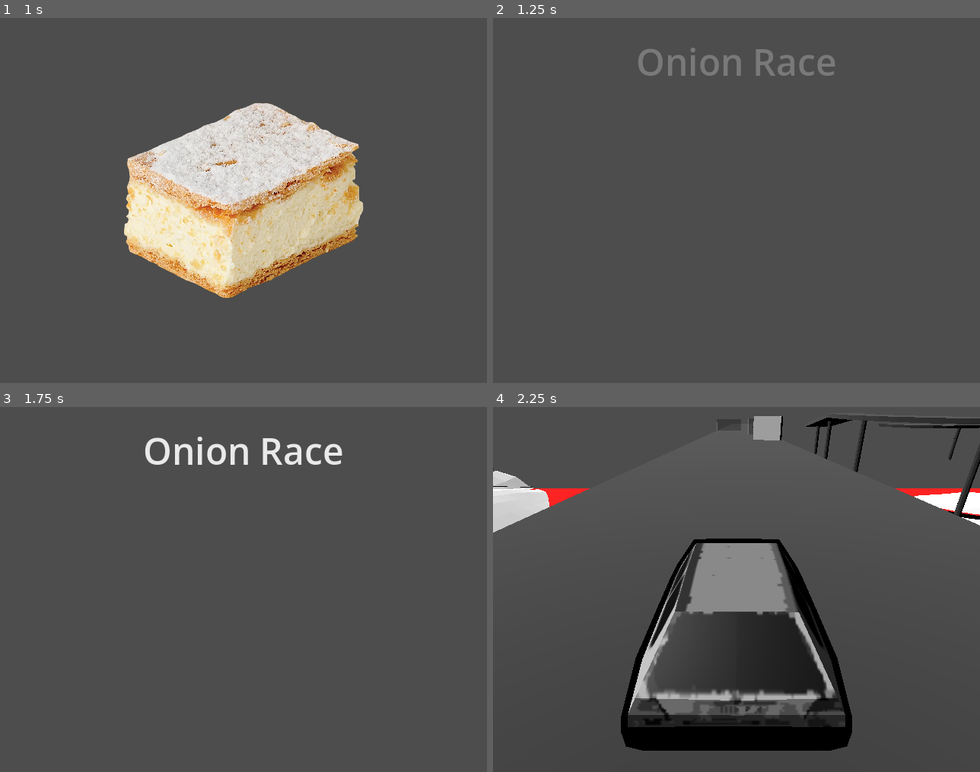
Above: before the commit, frames 1-4 (two rows, left to right).
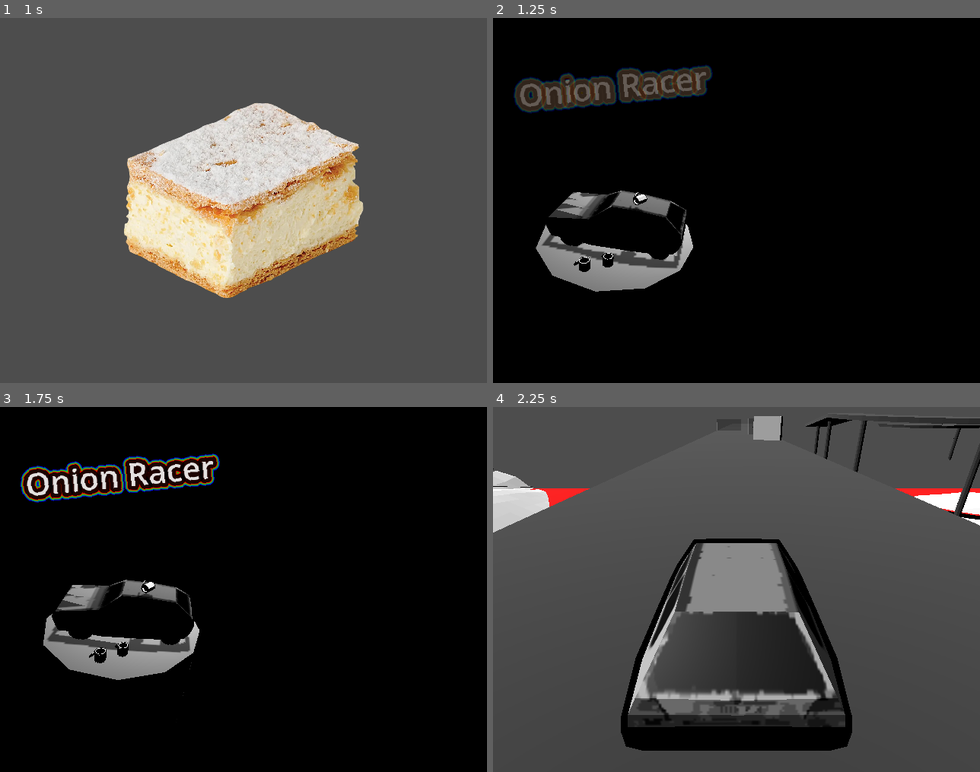
Above: after the commit, the same moments.

Repository: micsman/OnionRace
Game: Godot game, scene res://Menu/scenes/opening/opening.tscn
Same seed, same stepped clock (60 frames per second), same inputs: the game is played once before the commit and once after it.
Inputs (mouse positions are in pixels of both pictures, inside the frame that each line leads up to):
- Up to frame 1 (1 s): tap Enter (ui_accept) at 0.5 s; drag from (243, 200) to (292, 120) at 0.52 s
- Up to frame 2 (1.25 s): no input
- Up to frame 3 (1.75 s): drag from (146, 607) to (219, 662) at 1.27 s
- Up to frame 4 (2.25 s): click "New Game" at 2 s

Frame 1 is identical in both runs. In frame 2, 98% of the frame differs, in the area x 0-100%, y 0-100%; in frame 3, 99%; in frame 4, nothing differs.

Commit message:
Add main menu background

Diff:
--- a/Menu/scenes/menus/main_menu/main_menu_with_animations.tscn
+++ b/Menu/scenes/menus/main_menu/main_menu_with_animations.tscn
@@ -4,6 +4,7 @@
 [ext_resource type="Script" uid="uid://coo2gg151tsr3" path="res://Menu/scenes/menus/main_menu/main_menu_with_animations.gd" id="2_0ic5h"]
 [ext_resource type="PackedScene" uid="uid://2qwvdfambjkc" path="res://Menu/scenes/windows/main_menu_options_window.tscn" id="3_wi2rp"]
 [ext_resource type="PackedScene" uid="uid://dy7lxqbnk5a1d" path="res://Menu/scenes/windows/main_menu_credits_window.tscn" id="4_utvf7"]
+[ext_resource type="PackedScene" uid="uid://df8wswf00e2nd" path="res://Scenes/menu_background.tscn" id="5_0ic5h"]
 
 [sub_resource type="Animation" id="1"]
 resource_name = "Intro"
@@ -289,8 +290,23 @@
 transitions = ["Intro", "OpenMainMenu", SubResource("11"), "OpenMainMenu", "OpenSubMenu", SubResource("14"), "Start", "Intro", SubResource("AnimationNodeStateMachineTransition_j0orr"), "OpenSubMenu", "OpenMainMenu", SubResource("AnimationNodeStateMachineTransition_63dxc")]
 graph_offset = Vector2(-180.277, 49)
 
+[sub_resource type="LabelSettings" id="LabelSettings_ls5x7"]
+line_spacing = 3.08
+font_size = 42
+outline_size = 20
+outline_color = Color(0, 0, 0, 1)
+shadow_size = 0
+stacked_outline_count = 3
+stacked_outline_0/size = 5
+stacked_outline_0/color = Color(1, 0, 0, 1)
+stacked_outline_1/size = 5
+stacked_outline_1/color = Color(0, 1, 0, 1)
+stacked_outline_2/size = 5
+stacked_outline_2/color = Color(0, 0, 1, 1)
+
 [node name="MainMenu" unique_id=2084566378 instance=ExtResource("1_s4hg3")]
 script = ExtResource("2_0ic5h")
+game_scene_path = "uid://bflkgb8q4ab2k"
 options_packed_scene = ExtResource("3_wi2rp")
 credits_packed_scene = ExtResource("4_utvf7")
 
@@ -305,14 +321,26 @@
 anim_player = NodePath("../MenuAnimationPlayer")
 parameters/conditions/intro_done = false
 
+[node name="MenuContainer" parent="." index="4" unique_id=785053879]
+z_index = 1
+
 [node name="TitleContainer" parent="MenuContainer/TitleMargin" parent_id_path=PackedInt32Array(1189822984) index="0" unique_id=704939549]
 modulate = Color(1, 1, 1, 0)
 
 [node name="TitleLabel" parent="MenuContainer/TitleMargin/TitleContainer" index="0" unique_id=334107926]
-text = "Onion Race"
+offset_left = 12.0
+offset_top = 36.0
+offset_right = -344.0
+offset_bottom = 124.0
+rotation = -0.09932841
+text = "Onion Racer"
+label_settings = SubResource("LabelSettings_ls5x7")
 auto_update = false
 
-[node name="SubTitleContainer" parent="MenuContainer/SubTitleMargin" parent_id_path=PackedInt32Array(893436372) index="0" unique_id=523889664]
+[node name="SubTitleMargin" parent="MenuContainer" index="1" unique_id=893436372]
+visible = false
+
+[node name="SubTitleContainer" parent="MenuContainer/SubTitleMargin" index="0" unique_id=523889664]
 modulate = Color(1, 1, 1, 0)
 
 [node name="SubTitleLabel" parent="MenuContainer/SubTitleMargin/SubTitleContainer" index="0" unique_id=754291424]
@@ -322,9 +350,15 @@
 modulate = Color(1, 1, 1, 0)
 
 [node name="MenuButtonsBoxContainer" parent="MenuContainer/MenuButtonsMargin/MenuButtonsContainer" index="0" unique_id=1691719897]
+offset_left = 40.0
+offset_top = -136.0
+offset_right = 208.0
 lock = true
 
-[node name="VersionContainer" parent="VersionMargin" parent_id_path=PackedInt32Array(115503069) index="0" unique_id=645412385]
+[node name="VersionMargin" parent="." index="5" unique_id=115503069]
+visible = false
+
+[node name="VersionContainer" parent="VersionMargin" index="0" unique_id=645412385]
 modulate = Color(1, 1, 1, 0)
 
 [node name="MouseFilter" type="Control" parent="." index="6" unique_id=26695112]
@@ -336,3 +370,5 @@
 grow_vertical = 2
 mouse_filter = 2
 metadata/_edit_lock_ = true
+
+[node name="Node3D" parent="." index="8" unique_id=85551742 instance=ExtResource("5_0ic5h")]
--- /dev/null
+++ b/Scenes/menu_background.tscn
@@ -0,0 +1,55 @@
+[gd_scene format=3 uid="uid://df8wswf00e2nd"]
+
+[ext_resource type="PackedScene" uid="uid://bsd0m7x2gocc7" path="res://assets/golfik.glb" id="1_6e1g0"]
+[ext_resource type="Script" uid="uid://dwb752ii1xqh5" path="res://Scripts/spin_menu_backroung.gd" id="1_ls5x7"]
+[ext_resource type="PackedScene" uid="uid://df6e6to8st8b6" path="res://assets/bucket.glb" id="3_3nm2m"]
+
+[sub_resource type="StandardMaterial3D" id="StandardMaterial3D_1pn2r"]
+albedo_color = Color(0, 0, 0, 1)
+
+[node name="Node3D" type="Node3D" unique_id=85551742]
+
+[node name="Camera3D" type="Camera3D" parent="." unique_id=1364933756]
+transform = Transform3D(1, 0, 0, 0, 0.9114033, 0.41151434, 0, -0.41151434, 0.9114033, 2.87, 4.279, 8.701)
+h_offset = 1.2
+v_offset = 0.145
+fov = 69.3
+
+[node name="Spin" type="Node3D" parent="." unique_id=1996874951]
+transform = Transform3D(0.6328943, 0.16834645, -0.011368703, -0.16859777, 0.62921554, -0.06846614, -0.00667583, 0.06908178, 0.65131265, 0, 0, 0)
+script = ExtResource("1_ls5x7")
+rotation_speed = 20.0
+
+[node name="golfik" parent="Spin" unique_id=885258063 instance=ExtResource("1_6e1g0")]
+
+[node name="CSGCylinder3D" type="CSGCylinder3D" parent="Spin" unique_id=940709160]
+transform = Transform3D(1, -7.1013346e-09, 8.381903e-09, 9.895302e-09, 1, 1.4901161e-08, -9.313226e-10, 2.4586916e-07, 1, 2.37301e-06, -37.791836, 0)
+radius = 4.1342773
+height = 72.38379
+sides = 12
+
+[node name="bucket" parent="Spin" unique_id=23243984 instance=ExtResource("3_3nm2m")]
+transform = Transform3D(0.23500001, -5.820766e-11, 6.9849193e-10, 1.48429535e-08, 0.235, -3.7252903e-09, -9.313226e-10, 0, 0.23500003, -0.97843367, -1.3494403, 2.8908906)
+
+[node name="bucket2" parent="Spin" unique_id=199792603 instance=ExtResource("3_3nm2m")]
+transform = Transform3D(0.1874009, -5.820766e-11, -0.14179532, 1.4831164e-08, 0.235, -3.760412e-09, 0.1417953, 0, 0.18740092, -0.06314051, -1.3494405, 2.396922)
+
+[node name="bucket3" parent="Spin" unique_id=1211109182 instance=ExtResource("3_3nm2m")]
+transform = Transform3D(0.18327947, -0.129537, 0.069669314, 0.0854086, 0.003107006, -0.21890804, 0.11974562, 0.19604976, 0.049502227, 0.7317671, 1.1533204, 0.09943526)
+
+[node name="CSGBox3D" type="CSGBox3D" parent="." unique_id=966323017]
+transform = Transform3D(1, 0, 0, 0, 1, 0, 0, 0, 1, 0, -2.123291, 0)
+flip_faces = true
+size = Vector3(29.876953, 42.546387, 27.789307)
+material = SubResource("StandardMaterial3D_1pn2r")
+
+[node name="SpotLight3D" type="SpotLight3D" parent="." unique_id=1782081830]
+transform = Transform3D(-0.30917317, -0.9259122, 0.21702188, -0.32432237, 0.3171777, 0.8911865, -0.8939949, 0.20514594, -0.398357, 4.172333, 16.165083, -10.361088)
+light_energy = 100.0
+shadow_enabled = true
+shadow_normal_bias = 3.692
+shadow_transmittance_bias = -9.335
+shadow_opacity = 0.85
+shadow_blur = 0.304
+spot_range = 26.659729
+spot_angle = 20.159697
--- /dev/null
+++ b/Scripts/spin_menu_backroung.gd
@@ -0,0 +1,13 @@
+extends Node3D
+
+@export var rotation_speed: float = 45.0
+var z: float
+var x: float
+
+func _ready() -> void:
+	z=rotation.z
+	x=rotation.x
+func _process(delta: float) -> void:
+	rotate_y(deg_to_rad(rotation_speed)*delta)
+	rotation.z = z
+	rotation.x = x
Not shown, added: Scripts/spin_menu_backroung.gd.uid
